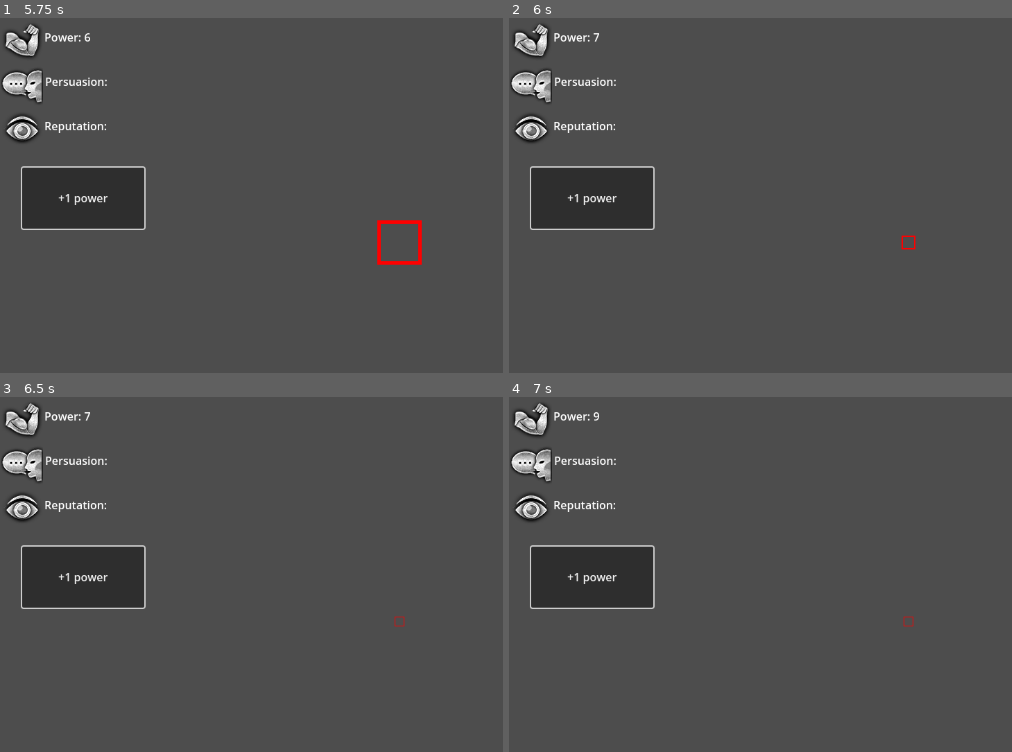
Above: before the commit, frames 1-4 (two rows, left to right).
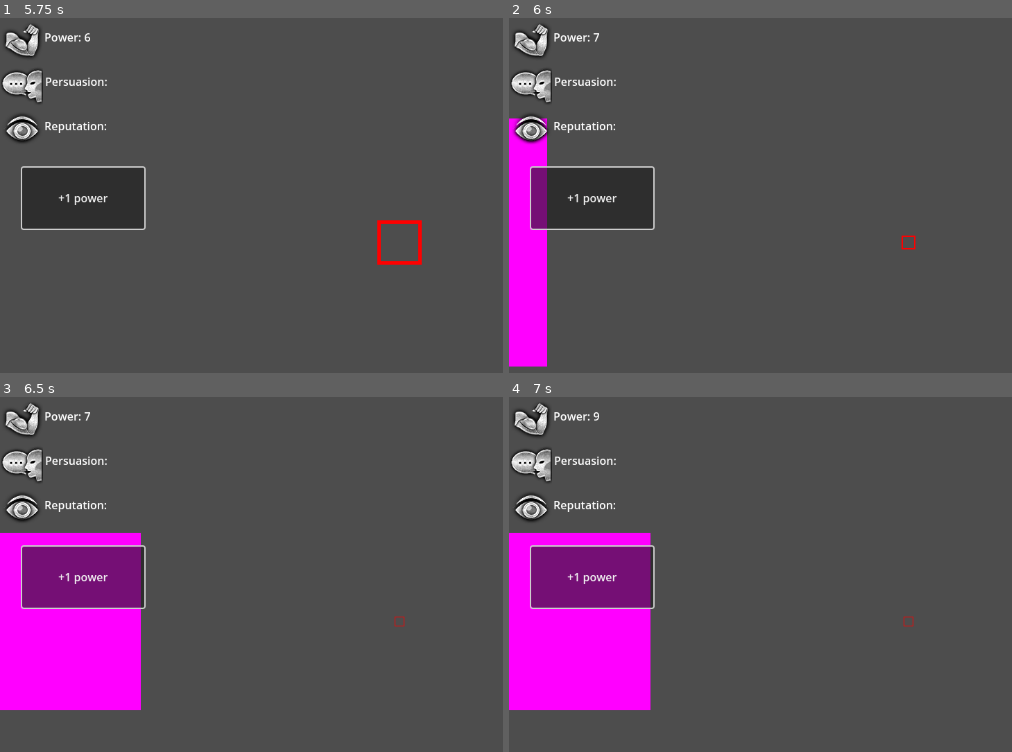
Above: after the commit, the same moments.

Repository: ketexon/ld56-team-3
Game: Godot game, scene res://game.tscn
Two runs of this game, one before a commit and one after it. Both use one fixed random seed, a clock stepped at 60 frames per second and the inputs below.
Inputs (mouse positions are in pixels of both pictures, inside the frame that each line leads up to):
- Up to frame 1 (5.75 s): click "+1 power" at 0.5 s; click "+1 power" at 1.25 s; click "+1 power" at 2 s; tap Enter at 2.75, 4.25 s; move the mouse to (outside the picture) at 2.77 s; hold Space (center_on_colony) 2.78-3.53 s; click (outside the picture) at 2.92 s; move the mouse to (241, 266) at 3.52 s; tap 1 (zoom_0) at 3.6 s; click (241, 266) at 3.67 s; move the mouse to (477, 142) at 4.27 s; hold 2 (zoom_1) 4.28-5.03 s; click (477, 142) at 4.42 s; tap Space (center_on_colony) at 5 s; move the mouse to (357, 333) at 5.02 s; tap 3 (zoom_2) at 5.1 s; click (357, 333) at 5.17 s
- Up to frame 2 (6 s): tap Enter at 5.75 s; move the mouse to (outside the picture) at 5.77 s; hold 4 (zoom_3) from 5.78 s (still down); click (outside the picture) at 5.92 s
- Up to frame 3 (6.5 s): keep holding 4 (zoom_3)
- Up to frame 4 (7 s): tap Space (center_on_colony) at 6.5, 6.6 s; move the mouse to (669, 553) at 6.52 s; release 4 (zoom_3) at 6.53 s; click (669, 553) at 6.67 s

Frame 1 is identical in both runs. In frame 2, 5.0% of the frame differs, in the area x 0-8%, y 28-99%; in frame 3, 14%; in frame 4, 14%, in the area x 0-29%, y 38-89%.

Commit message:
started resources

Diff:
--- a/Colony/Colony.gd
+++ b/Colony/Colony.gd
@@ -9,6 +9,10 @@
 @export var monarch: TinyCreature
 @export var tiny_creatures: Array[TinyCreature]
 
+@onready var visibility_area: Area2D = %VisibilityArea
+
+var visible_resources: Array[GResource] = []
+
 var radius: float:
 	get:
 		var n = len(tiny_creatures)
@@ -19,3 +23,23 @@
 func _ready() -> void:
 	if player:
 		player_colony = self
+
+	visibility_area.body_entered.connect(_body_entered_visibility)
+	visibility_area.body_exited.connect(_body_exited_visibility)
+
+
+func _physics_process(delta: float) -> void:
+	visibility_area.global_position = monarch.global_position
+
+
+func _body_entered_visibility(body: Node2D):
+	print(body)
+	if body.is_in_group(&"resources"):
+		print("ADDED")
+		visible_resources.push_back(body)
+
+func _body_exited_visibility(body: Node2D):
+	print(body)
+	if body.is_in_group(&"resources"):
+		print("REMOVED")
+		visible_resources.erase(body)
--- a/Colony/Colony.tscn
+++ b/Colony/Colony.tscn
@@ -1,7 +1,10 @@
-[gd_scene load_steps=3 format=3 uid="uid://blqoqhbium4lv"]
+[gd_scene load_steps=4 format=3 uid="uid://blqoqhbium4lv"]
 
 [ext_resource type="Script" path="res://Colony/Colony.gd" id="1_e44d0"]
 [ext_resource type="PackedScene" uid="uid://btegv4utd825m" path="res://TinyCreature/TinyCreature.tscn" id="2_4tsrc"]
+
+[sub_resource type="CircleShape2D" id="CircleShape2D_vp6pt"]
+radius = 256.0
 
 [node name="Colony" type="Node2D" node_paths=PackedStringArray("monarch", "tiny_creatures")]
 script = ExtResource("1_e44d0")
@@ -13,3 +16,9 @@
 colony = NodePath("..")
 speed = 32
 role = 1
+
+[node name="VisibilityArea" type="Area2D" parent="."]
+unique_name_in_owner = true
+
+[node name="CollisionShape2D" type="CollisionShape2D" parent="VisibilityArea"]
+shape = SubResource("CircleShape2D_vp6pt")
--- a/GResource/GResource.gd
+++ b/GResource/GResource.gd
@@ -8,3 +8,23 @@
 }
 
 @export var type: Type
+@export var total_resource: int = 10
+@export var hits_per_resource: int = 10
+
+@onready var resource_remaining := total_resource
+@onready var hits_remaining := hits_per_resource
+
+func hit() -> bool:
+	if resource_remaining == 0:
+		return false
+
+	hits_remaining -= 1
+	if hits_remaining == 0:
+		resource_remaining -= 1
+
+		if resource_remaining == 0:
+			queue_free()
+
+		return true
+
+	return false
--- a/TinyCreature/Roles/Monarch/Monarch.tscn
+++ b/TinyCreature/Roles/Monarch/Monarch.tscn
@@ -1,14 +1,6 @@
-[gd_scene load_steps=3 format=3 uid="uid://deakocdom8ine"]
+[gd_scene load_steps=2 format=3 uid="uid://deakocdom8ine"]
 
 [ext_resource type="Script" path="res://TinyCreature/Roles/Monarch/Monarch.gd" id="1_seug3"]
 
-[sub_resource type="CircleShape2D" id="CircleShape2D_ia2ho"]
-radius = 256.0
-
 [node name="Monarch" type="Node2D"]
 script = ExtResource("1_seug3")
-
-[node name="Area2D" type="Area2D" parent="."]
-
-[node name="CollisionShape2D" type="CollisionShape2D" parent="Area2D"]
-shape = SubResource("CircleShape2D_ia2ho")
--- a/game.tscn
+++ b/game.tscn
@@ -1,9 +1,15 @@
-[gd_scene load_steps=5 format=3 uid="uid://b33kuaqm0s1q"]
+[gd_scene load_steps=8 format=3 uid="uid://b33kuaqm0s1q"]
 
 [ext_resource type="Script" path="res://CameraControls.gd" id="1_6r02h"]
 [ext_resource type="PackedScene" uid="uid://blqoqhbium4lv" path="res://Colony/Colony.tscn" id="2_mulan"]
 [ext_resource type="PackedScene" uid="uid://bhw1scxos7xws" path="res://Selection/TinyCreatureSelector.tscn" id="3_nht5s"]
 [ext_resource type="PackedScene" uid="uid://cqifqaefnu4ty" path="res://UI.tscn" id="4_b05wy"]
+[ext_resource type="Script" path="res://GResource/GResource.gd" id="5_63egg"]
+
+[sub_resource type="RectangleShape2D" id="RectangleShape2D_6qwmq"]
+size = Vector2(256, 256)
+
+[sub_resource type="PlaceholderTexture2D" id="PlaceholderTexture2D_ivxcw"]
 
 [node name="Node2D" type="Node2D"]
 
@@ -15,3 +21,14 @@
 [node name="CanvasLayer" parent="." instance=ExtResource("4_b05wy")]
 
 [node name="TinyCreatureSelector" parent="." instance=ExtResource("3_nht5s")]
+
+[node name="WoodResource" type="StaticBody2D" parent="." groups=["resources"]]
+position = Vector2(-500, 0)
+script = ExtResource("5_63egg")
+
+[node name="CollisionShape2D" type="CollisionShape2D" parent="WoodResource"]
+shape = SubResource("RectangleShape2D_6qwmq")
+
+[node name="Sprite2D" type="Sprite2D" parent="WoodResource"]
+scale = Vector2(256, 256)
+texture = SubResource("PlaceholderTexture2D_ivxcw")
Not shown: 1 places in UI.tscn that only renumber resources
